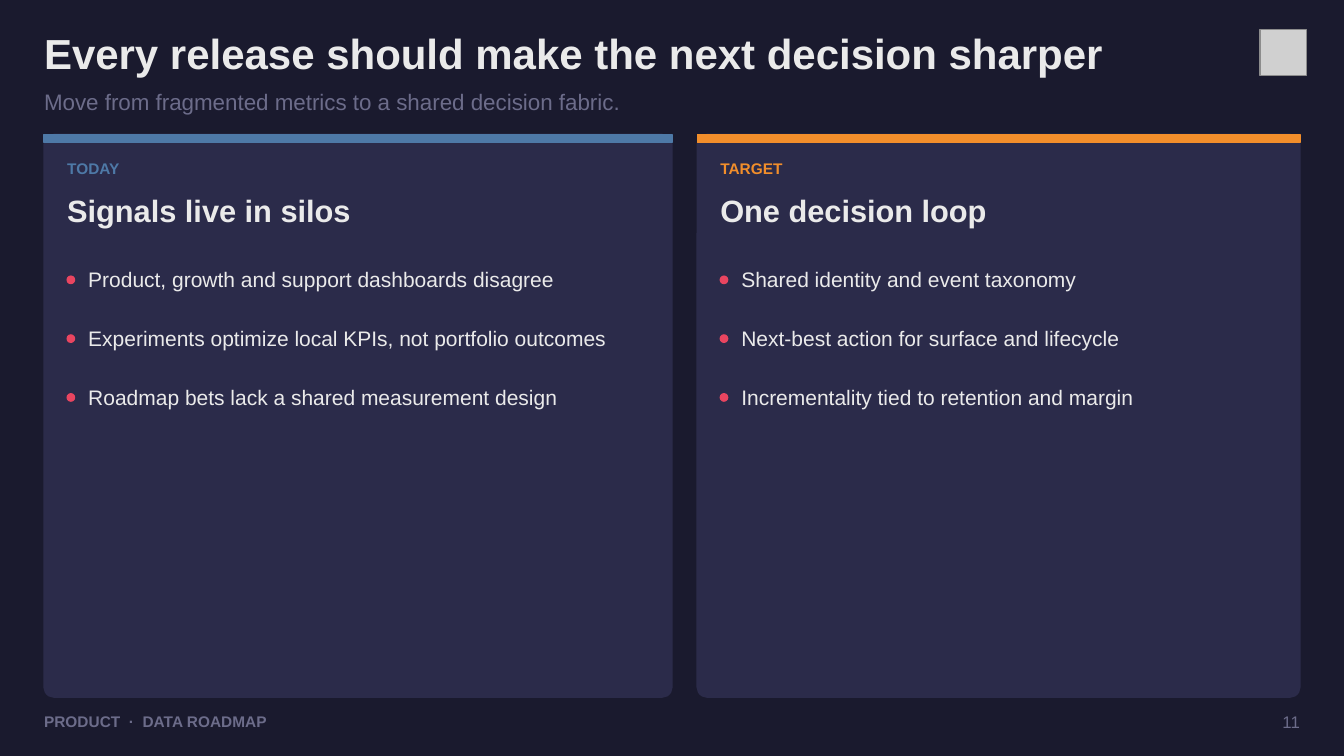
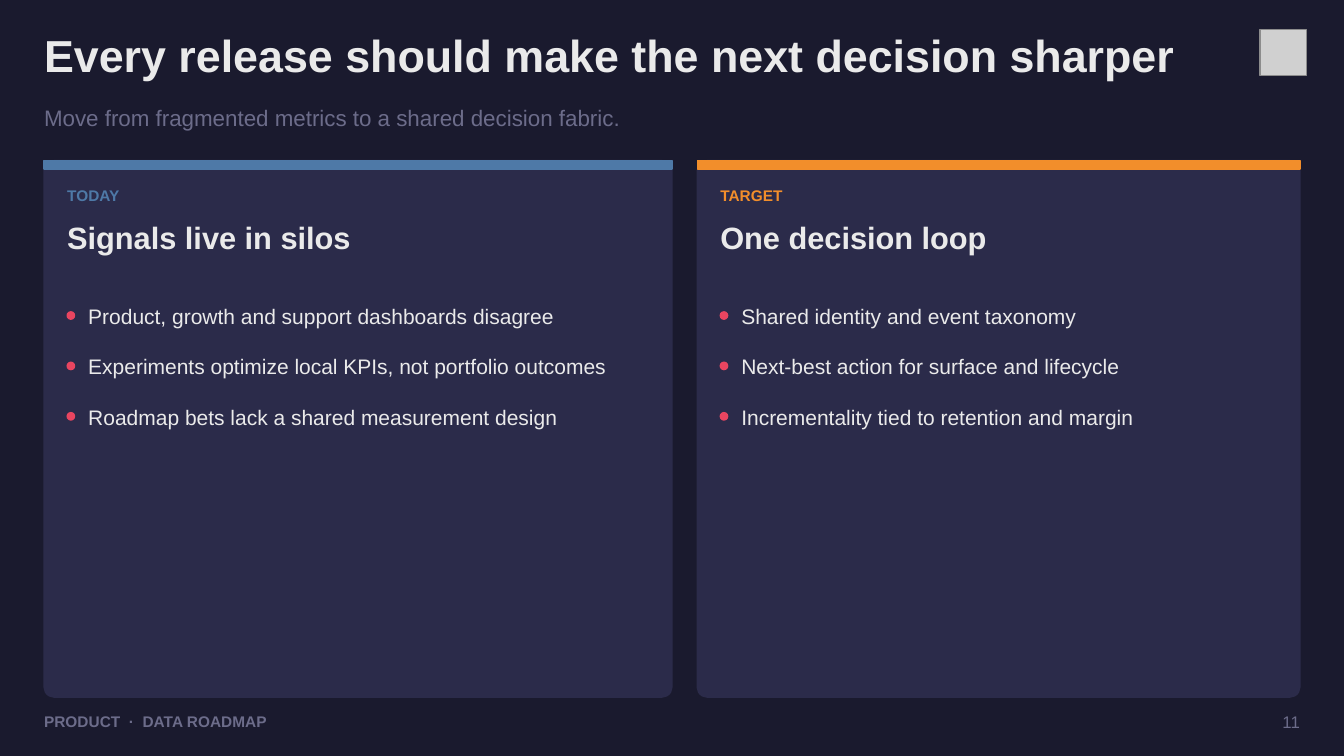
Before and after one commit to dhanesh123in/ppt-gen, a slide deck: slide 11 of examples/demo.pptx. Drawn at 1344x756 pixels with LibreOffice and Linux fonts; fonts in the diff are those of the drawing; grey boxes stand for pictures. Boxes give left, top, right and bottom in pixels: in the first picture for what was removed or moved away, otherwise in the second. Text is boxed around its words. In the diff, an @@ line names an element or a change of style, - is before the commit and + after.

```diff
--- a/examples/demo.pptx
+++ b/examples/demo.pptx
@@ text "Every release should make the ..." at [44,39,1174,81]: size 30 to 32 pt @@
@@ text "Move from fragmented metrics to ...": place and size @@
-text "Move from fragmented metrics to ..." at [44,94,620,115]
+text "Move from fragmented metrics to ..." at [44,110,620,131]
@@ rounded rectangle: place and size @@
-rounded rectangle at [44,134,673,697]
+rounded rectangle at [44,160,673,697]
@@ rounded rectangle at [44,160,673,697]: proportions changed @@
@@ rounded rectangle at [698,160,1301,697]: proportions changed @@
@@ rounded rectangle: place and size @@
-rounded rectangle at [698,134,1301,697]
+rounded rectangle at [698,160,1301,697]
@@ text "Product, growth and support dashboards ...": place and size @@
-text "Product, growth and support dashboards ..." at [88,271,553,292]
+text "Product, growth and support dashboards ..." at [88,308,553,328]
@@ vertical alignment top to middle in 6 elements at [88,409,557,429], [741,409,1133,429], [88,358,606,379], [741,358,1119,379], [88,308,553,328], [741,308,1076,328] @@
@@ text "Shared identity and event taxonomy": place and size @@
-text "Shared identity and event taxonomy" at [741,271,1076,292]
+text "Shared identity and event taxonomy" at [741,308,1076,328]
@@ rounded rectangle: place and size @@
-rounded rectangle at [68,276,75,283]
+rounded rectangle at [68,312,75,319]
@@ rounded rectangle: place and size @@
-rounded rectangle at [721,276,728,283]
+rounded rectangle at [721,312,728,319]
@@ text "Experiments optimize local KPIs, not ...": place and size @@
-text "Experiments optimize local KPIs, not ..." at [88,330,606,350]
+text "Experiments optimize local KPIs, not ..." at [88,358,606,379]
@@ text "Next-best action for surface and ...": place and size @@
-text "Next-best action for surface and ..." at [741,330,1119,350]
+text "Next-best action for surface and ..." at [741,358,1119,379]
@@ 4 texts, 2 rectangles, 2 rounded rectangles: place and size @@
-4 texts, 2 rectangles, 2 rounded rectangles at [44,134,1301,342]
+4 texts, 2 rectangles, 2 rounded rectangles at [44,160,1301,369]
@@ rounded rectangle: place and size @@
-rounded rectangle at [68,394,75,401]
+rounded rectangle at [68,412,75,419]
@@ text "Roadmap bets lack a shared ...": place and size @@
-text "Roadmap bets lack a shared ..." at [88,389,557,409]
+text "Roadmap bets lack a shared ..." at [88,409,557,429]
@@ rounded rectangle: place and size @@
-rounded rectangle at [721,394,728,401]
+rounded rectangle at [721,412,728,419]
@@ text "Incrementality tied to retention and ...": place and size @@
-text "Incrementality tied to retention and ..." at [741,389,1133,409]
+text "Incrementality tied to retention and ..." at [741,409,1133,429]
```
Also in this commit, not shown: 29 other slides changed, 14 other files.
